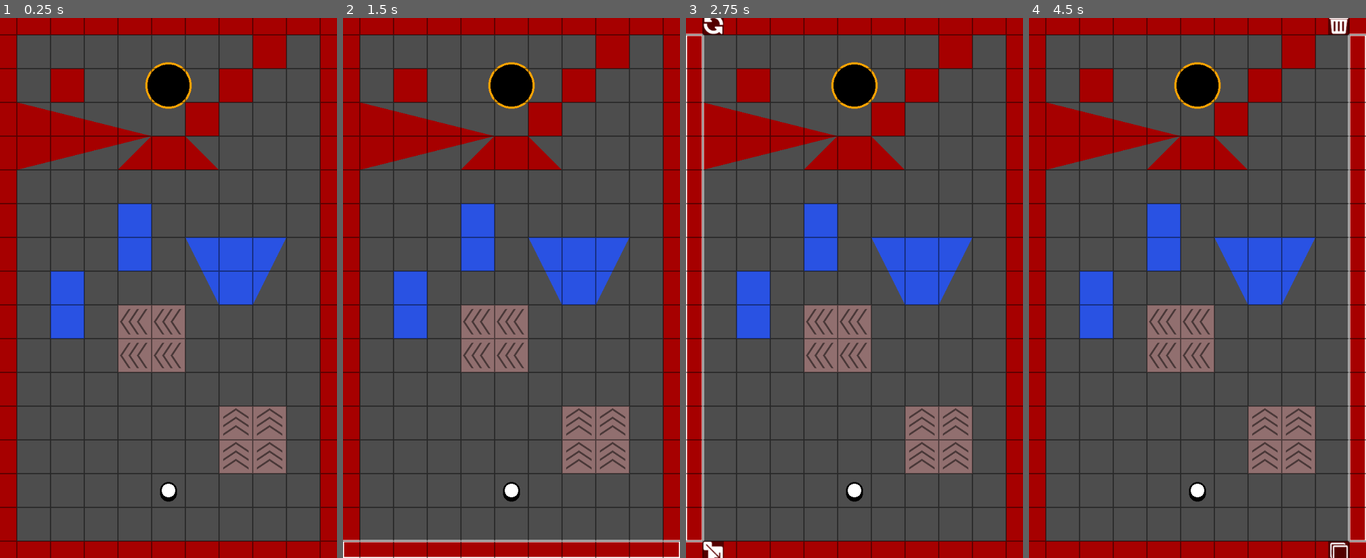
Above: before the commit, frames 1-4 (left to right).
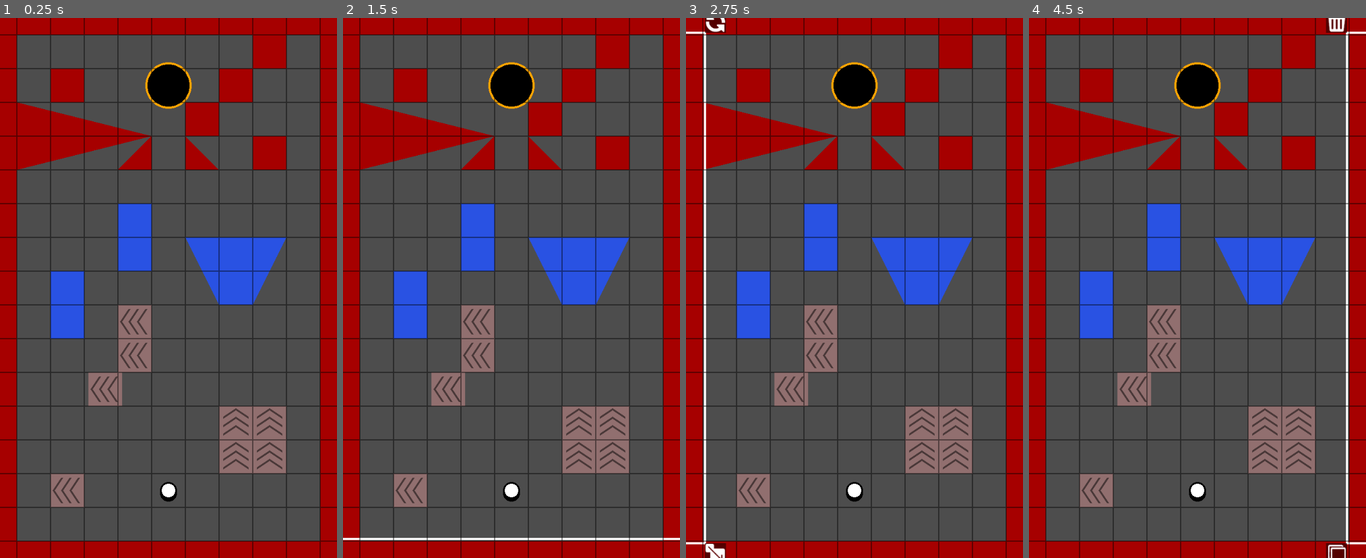
Above: after the commit, the same moments.

Repository: SelfMadeSystem/UniGolf
Game: Godot game, scene res://scenes/World.tscn
Same seed, same stepped clock (60 frames per second), same inputs: the game is played once before the commit and once after it.
Inputs (mouse positions are in pixels of both pictures, inside the frame that each line leads up to):
- Up to frame 1 (0.25 s): no input
- Up to frame 2 (1.5 s): tap Enter at 0.5 s; move the mouse to (511, 28) at 0.52 s; click (511, 28) at 0.67 s; tap Space at 1.25 s; move the mouse to (511, 547) at 1.27 s; click (511, 547) at 1.42 s
- Up to frame 3 (2.75 s): tap Enter at 2 s; move the mouse to (692, 288) at 2.02 s; click (692, 288) at 2.17 s
- Up to frame 4 (4.5 s): tap Space at 2.75, 4.25 s; move the mouse to (1055, 552) at 2.77 s; click (1055, 552) at 2.92 s; tap Enter at 3.5 s; move the mouse to (1055, 23) at 3.52 s; click (1055, 23) at 3.67 s; move the mouse to (1359, 288) at 4.27 s; click (1359, 288) at 4.42 s

The runs differ from the first frame. In frame 1, 3.4% of the frame differs, in the area x 15-85%, y 21-91%; in frame 2, 4.6%; in frame 3, 5.5%; in frame 4, 5.5%, in the area x 15-100%, y 0-100%.
Error in both runs: Invalid access to property or key 'flipped' on a base object of type 'StaticBody2D (Wall)'. (res://scripts/node_editor.gd:91)

Commit message:
Fixed grid snapping. (apparently idk how math works lol)

Diff:
--- a/project.godot
+++ b/project.godot
@@ -24,8 +24,8 @@
 
 window/size/viewport_width=640
 window/size/viewport_height=1024
+window/handheld/orientation=1
 window/stretch/mode="viewport"
-window/handheld/orientation=1
 
 [dotnet]
 
--- a/scenes/World.tscn
+++ b/scenes/World.tscn
@@ -43,7 +43,7 @@
 height = 960
 
 [node name="Wall15" parent="Walls" instance=ExtResource("2_ehtsh")]
-position = Vector2(288, 224)
+position = Vector2(480, 224)
 width = 64
 height = 64
 
@@ -120,7 +120,7 @@
 grav = 2200
 
 [node name="Slope6" parent="Slopes" instance=ExtResource("9_fmlm2")]
-position = Vector2(288, 608)
+position = Vector2(96, 864)
 flipped = 2
 width = 64
 height = 64
@@ -134,7 +134,7 @@
 grav = 2200
 
 [node name="Slope8" parent="Slopes" instance=ExtResource("9_fmlm2")]
-position = Vector2(288, 544)
+position = Vector2(168, 672)
 flipped = 2
 width = 64
 height = 64
--- a/scripts/node_editor.gd
+++ b/scripts/node_editor.gd
@@ -25,7 +25,7 @@
 var next_node: Node2D
 
 func get_rect() -> Rect2:
-	return Rect2(editing_node.global_position, Vector2(editing_node.width, editing_node.height))
+	return Rect2(editing_node.global_position, Vector2(editing_node.width, editing_node.height)).grow(4)
 
 func proceed_to_edit_node(node: Node2D):
 	if button_pressed > -1:
@@ -124,14 +124,12 @@
 			set_mouse_pos(event)
 
 var mouse_pos = Vector2.ZERO
-var og_width = 0
-var og_height = 0
+var og_size = Vector2.ZERO
 var og_pos = Vector2.ZERO
 
 func set_mouse_pos(event: InputEventMouseButton):
 	mouse_pos = event.position
-	og_width = editing_node.width
-	og_height = editing_node.height
+	og_size = Vector2(editing_node.width, editing_node.height)
 	og_pos = editing_node.position
 
 func _unhandled_input(event):
@@ -147,11 +145,14 @@
 		var diff = event.position - mouse_pos
 		match button_pressed:
 			ButtonEnum.RESIZE:
-				var a = ((editing_node.position - grid_offset).posmodv(amnt)).floor() # FIXME: it's supposed to snap to the grid...
-				var v = (diff.abs() / amnt).floor() * diff.sign() * amnt
-				editing_node.width = clamp(og_width + v.x + a.x, MIN_SIZE.x, MAX_SIZE.x)
-				editing_node.height = clamp(og_height + v.y + a.y, MIN_SIZE.y, MAX_SIZE.y)
+				var p = og_size + diff
+				var a = editing_node.position.posmodv(amnt)
+				p = ((p + grid_offset + a) / amnt).round() * amnt - grid_offset - a
+				editing_node.width = p.x
+				editing_node.height = p.y
 				reposition_elements()
 			ButtonEnum.NODE:
-				editing_node.position = (((og_pos + diff) / amnt).floor() * amnt + grid_offset).clamp(MIN_POSITION, MAX_POSITION)
+				amnt = Vector2.ONE
+				var p = og_pos + diff
+				editing_node.position = ((p + grid_offset) / amnt).round() * amnt - grid_offset
 				reposition_elements()
